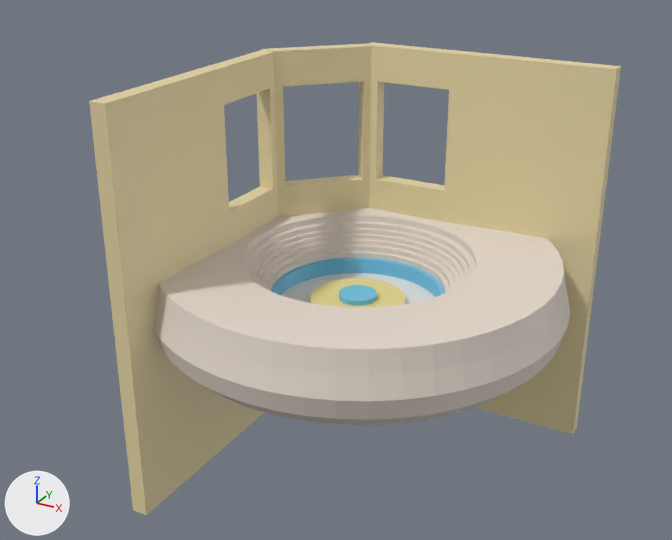
A saved change to the Blender file Lego_thingy.blend.
Camera for both pictures: a 50 mm lens placed at (52.9, -96.8, 49.6), pointed at (3.6, -7.2, 4.7). The lights are fixed; the arrows at lower left show +X, +Y and +Z.
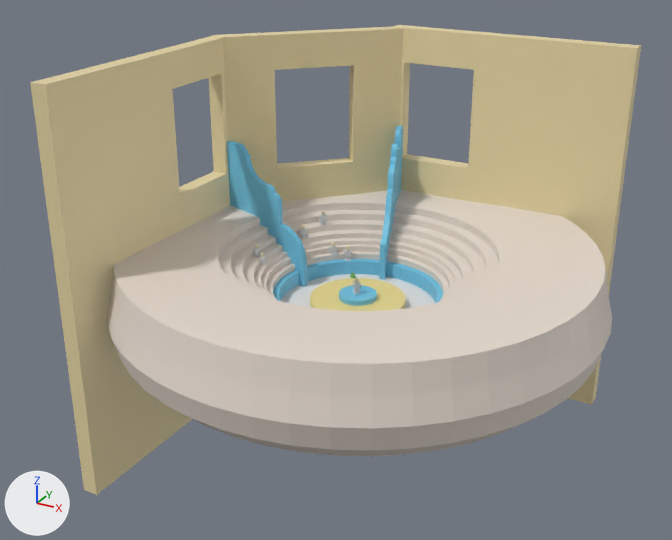
Where the change shows, as pixel boxes (x1, y1, x2, y2) in the pictures (672 x 540 px):
'Torus.007', mesh rescaled (21% wider, 22% taller)
    before: (153, 208, 570, 425)
    after: (107, 190, 612, 456)
'Cube.003', moved
    before: (89, 50, 278, 515)
    after: (30, 36, 230, 495)
'Cube.005', moved
    before: (365, 42, 621, 434)
    after: (392, 25, 641, 404)
'Cube.004', reshaped (71% wider)
    before: (261, 43, 372, 217)
    after: (213, 26, 403, 201)
'Cube.001', added (cyan)
    after: (227, 141, 307, 287)
'Cube', added (cyan)
    after: (379, 126, 403, 280)

The change, as a diff of the scene's bpy script:
```diff
--- a/Lego_thingy.blend.py
+++ b/Lego_thingy.blend.py
@@ me_cube_005 @@
 me_cube_005.from_pydata(...)  # 16 vertices, 12 faces; spans x -11.3..-9.3, y -29.8..0.9, z -20.7..28.2
 # used by ob_cube_003; location = (0.0, 0.0, 0.0)
+# me_cube_005 part 4: the whole mesh is moved by (-2.6, 2.2, 1.4)
 me_cube_005.materials.append(mat_material_001)
@@ me_cube_006 @@
 # used by ob_cube_004; location = (0.1, -0.8, -0.5)
-me_cube_006.from_pydata(...)  # 16 vertices, 12 faces; spans x -11.6..0.1, y 0.5..12.1, z -19.2..28.8
+me_cube_006.from_pydata(...)  # 24 vertices, 20 faces; spans x -17.8..1.2, y -0.9..18.0, z -17.8..30.2
+# me_cube_006 part 3: the whole mesh is rebuilt
 me_cube_006.materials.append(mat_material_001)
@@ me_cube_007 @@
 me_cube_007.from_pydata(...)  # 17 vertices, 12 faces; spans x -1.4..30.1, y 10.1..12.1, z -19.1..28.9
 # used by ob_cube_005; location = (0.1, -0.8, -0.5)
+# me_cube_007 part 2: the whole mesh is moved by (-2.6, 2.2, 1.4)
 me_cube_007.materials.append(mat_material_001)
@@ me_torus_007 @@
 me_torus_007.from_pydata(...)  # 576 vertices, 576 faces; spans x -2.09..2.09, y -2.09..2.09, z -0.07..0.76
 # used by ob_torus_007; location = (6.0, -6.0, -2.2); scale = (12.0, 12.0, 12.0)
+# me_torus_007 part 1: the whole mesh is scaled about its middle by 1.19
 me_torus_007.materials.append(mat_material_002)
@@ me_cube_001 @@
+me_cube_001.from_pydata(...)  # 690 vertices, 568 faces; spans x -2.9..3.9, y -1.9..16.6, z -10.6..12.2
+me_cube_001.materials.append(mat_material_003)  # cyan #71c5e7
@@ me_cube_002 @@
+me_cube_002.from_pydata(...)  # 224 vertices, 124 faces; spans x -14.0..-1.8, y -2.9..4.1, z -3.5..15.6
+me_cube_002.materials.append(mat_material_003)  # cyan #71c5e7
@@ ob_cube_003 @@
 ob_cube_003 = bpy.data.objects.new('Cube.003', me_cube_005)
-ob_cube_003.location = (0.0, 0.0, 0.0)
+ob_cube_003.location = (-3.7, -3.4, 0.0)
@@ ob_cube_005 @@
 ob_cube_005 = bpy.data.objects.new('Cube.005', me_cube_007)
-ob_cube_005.location = (0.1, -0.8, -0.5)
+ob_cube_005.location = (3.4, 3.2, -0.5)
@@ ob_cube @@
+ob_cube = bpy.data.objects.new('Cube', me_cube_001)
+ob_cube.location = (2.5, 2.4, 1.6)
+ob_cube.rotation_euler = (-2.912, -2.927, -3.092)  # degrees (-167, -168, -177)
@@ ob_cube_001 @@
+ob_cube_001 = bpy.data.objects.new('Cube.001', me_cube_002)
+ob_cube_001.location = (-1.3, -1.0, 0.9)
+ob_cube_001.rotation_euler = (0.0, 0.0, 0.257)  # degrees (0, 0, 15)
```
